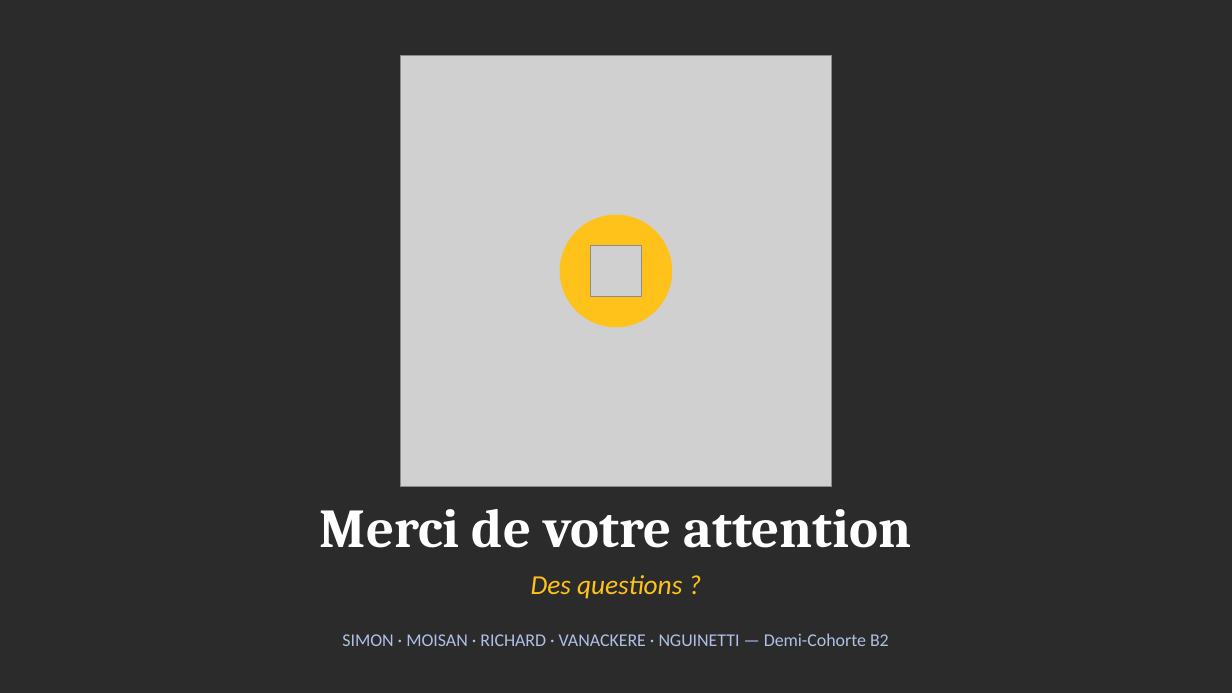
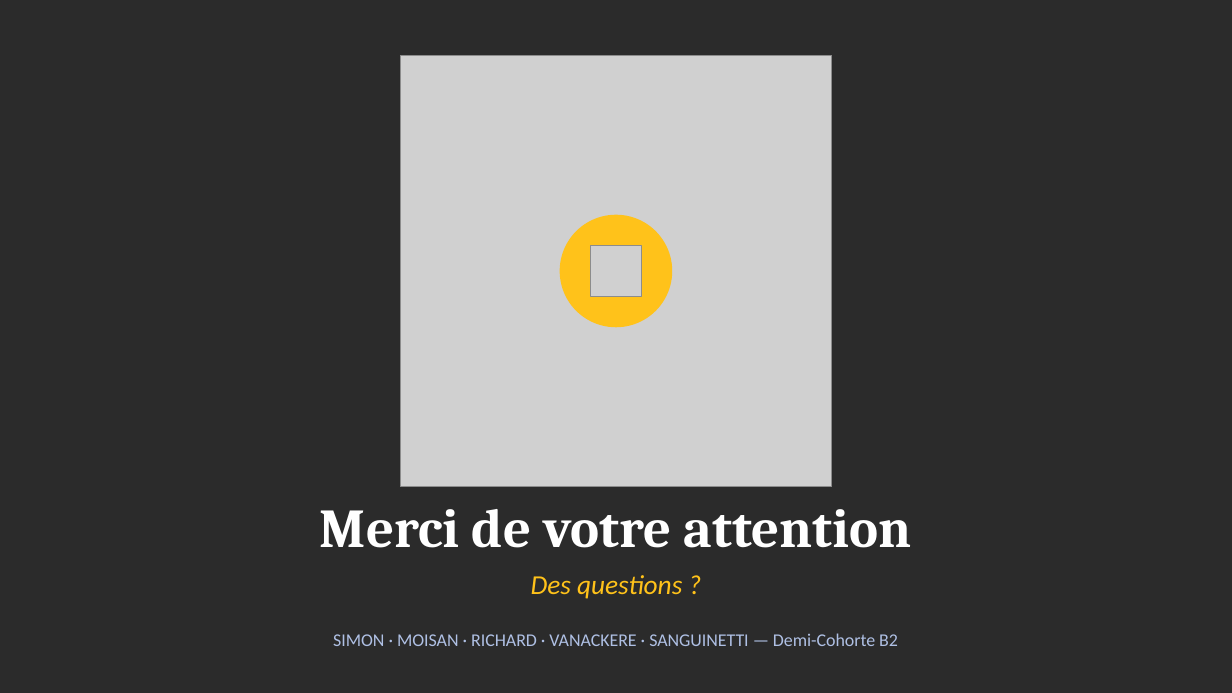
Before and after one commit to nzz2998ysk-del/langues-app, a slide deck: slide 27 of presentation/Marche_unique_UE.pptx. Drawn at 1232x693 pixels with LibreOffice and Linux fonts; fonts in the diff are those of the drawing; grey boxes stand for pictures; background and template pictures are left out; a plain dark background stands for a picture behind light text. Boxes give left, top, right and bottom in pixels: in the first picture for what was removed or moved away, otherwise in the second. Text is boxed around its words. In the diff, an @@ line names an element or a change of style, - is before the commit and + after.

```diff
--- a/presentation/Marche_unique_UE.pptx
+++ b/presentation/Marche_unique_UE.pptx
@@ text at <box>333,633,898,646</box>: text changed @@
-SIMON · MOISAN · RICHARD · VANACKERE · NGUINETTI — Demi-Cohorte B2
+SIMON · MOISAN · RICHARD · VANACKERE · SANGUINETTI — Demi-Cohorte B2
```
Also in this commit, not shown: 2 other slides changed, 2 other files.
